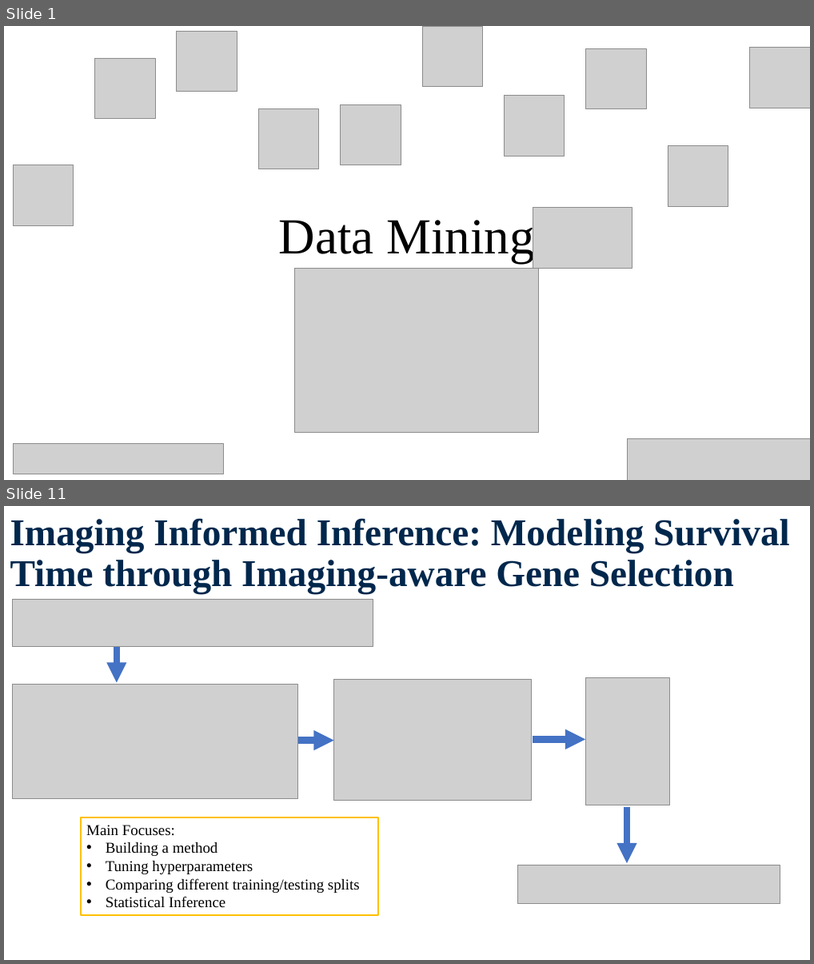
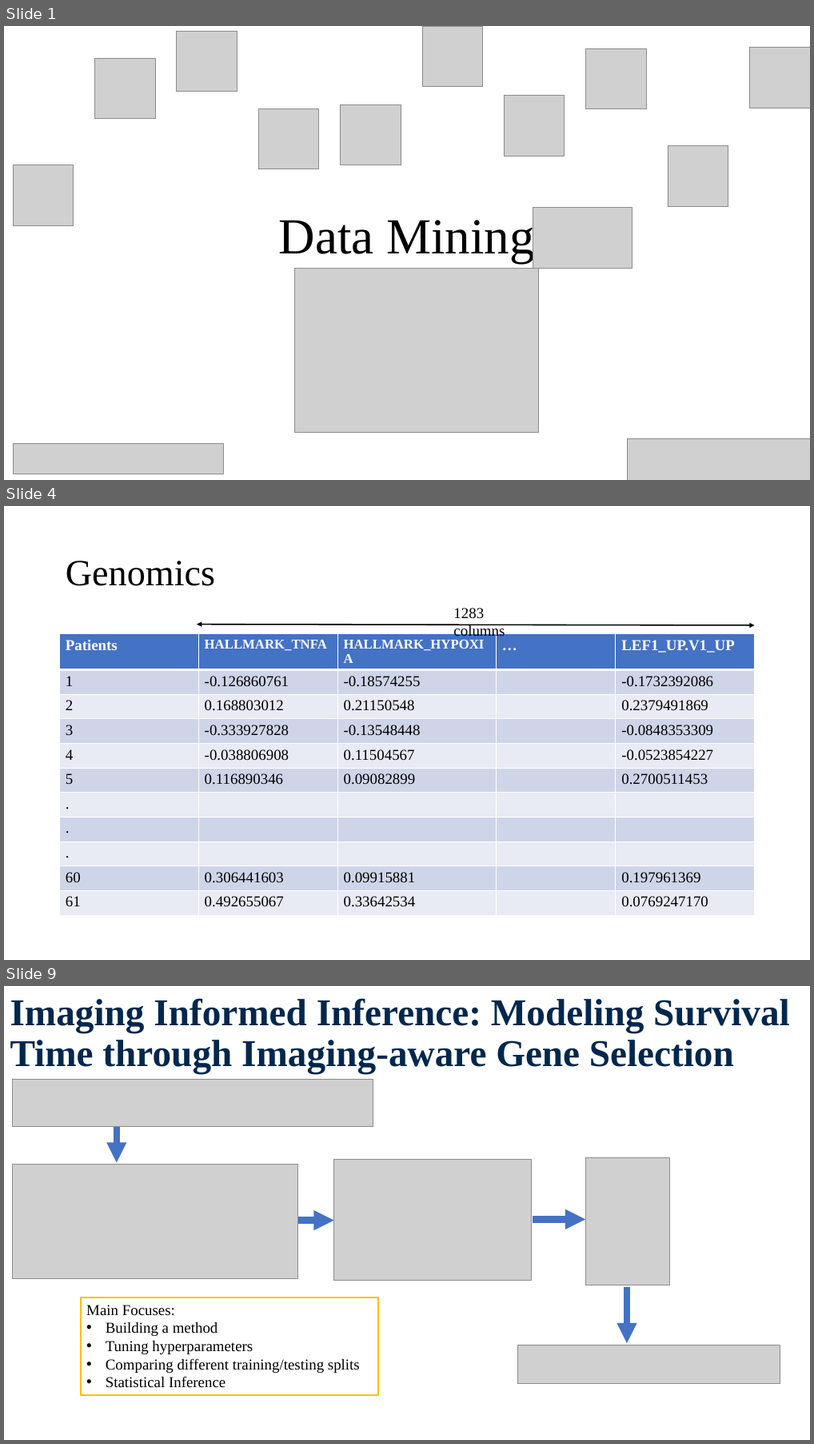
Before and after one commit to Sanchayan-Bhowal/BDSI-Data-mining, a slide deck: ResearchPreviewSlide.pptx. Shown one above the other, each under a label of ours: slides 1 and 11 before the commit, slides 1, 4 and 9 after it; the slides between them are not shown. The pictures are 814x964 and 814x1444 pixels, drawn with LibreOffice and Linux fonts; fonts in the diff are those of the drawing; grey boxes stand for pictures; background and template pictures are left out. Boxes give left, top, right and bottom in pixels: in the first picture for what was removed or moved away, otherwise in the second. Text is boxed around its words. In the diff, an @@ line names an element or a change of style, - is before the commit and + after.

```diff
--- a/ResearchPreviewSlide.pptx
+++ b/ResearchPreviewSlide.pptx
@@ slide 4 added at (x1=4, y1=506, x2=810, y2=960), background #FFFFFF @@
@@ title added at (x1=66, y1=560, x2=215, y2=586), 44 pt, text #000000 @@
+Genomics
@@ double arrow added from (197, 624) to (755, 625), #000000 1.5 pt @@
@@ text added at (x1=454, y1=608, x2=505, y2=640), 18 pt, text #000000 @@
+1283 columns
@@ table added at (x1=60, y1=634, x2=755, y2=910), 11 rows, 5 columns @@
+Patients | HALLMARK_TNFA | HALLMARK_HYPOXIA | … | LEF1_UP.V1_UP
+1 | -0.126860761 | -0.18574255 |  | -0.1732392086
+2 | 0.168803012 | 0.21150548 |  | 0.2379491869
+3 | -0.333927828 | -0.13548448 |  | -0.0848353309
+4 | -0.038806908 | 0.11504567 |  | -0.0523854227
+5 | 0.116890346 | 0.09082899 |  | 0.2700511453
+. |  |  |  | 
+. |  |  |  | 
+. |  |  |  | 
+60 | 0.306441603 | 0.09915881 |  | 0.197961369
+61 | 0.492655067 | 0.33642534 |  | 0.0769247170
@@ what was slide 11 is now slide 9 @@
```
Also in this commit, not shown: 6 slides changed, 3 slides removed, 1 other file.
